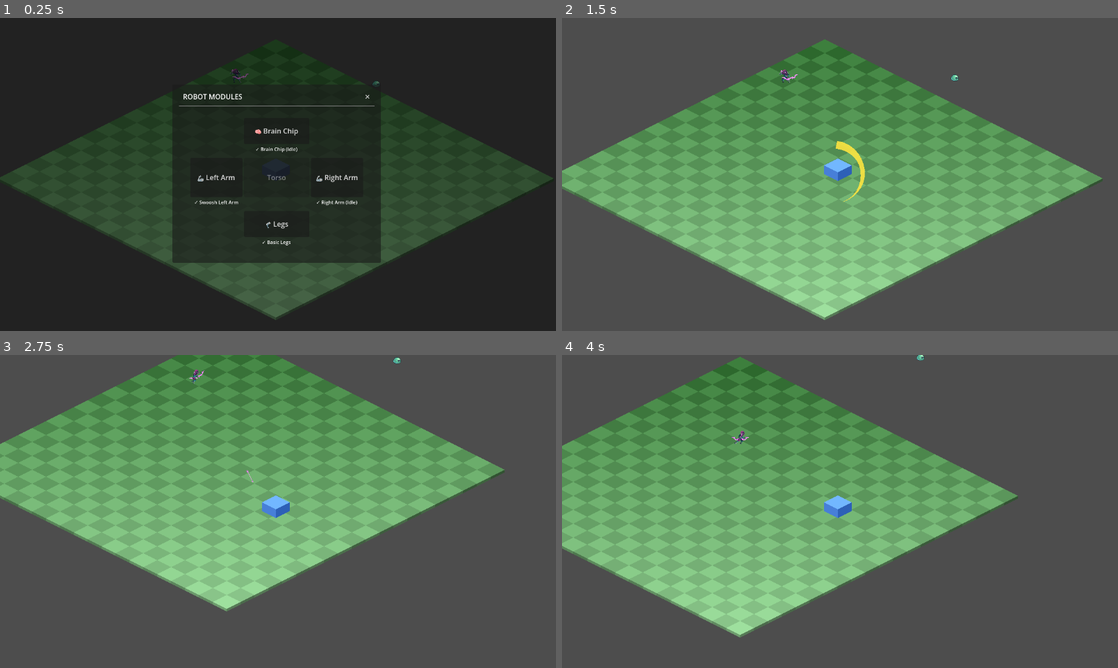
Above: before the commit, frames 1-4 (two rows, left to right).
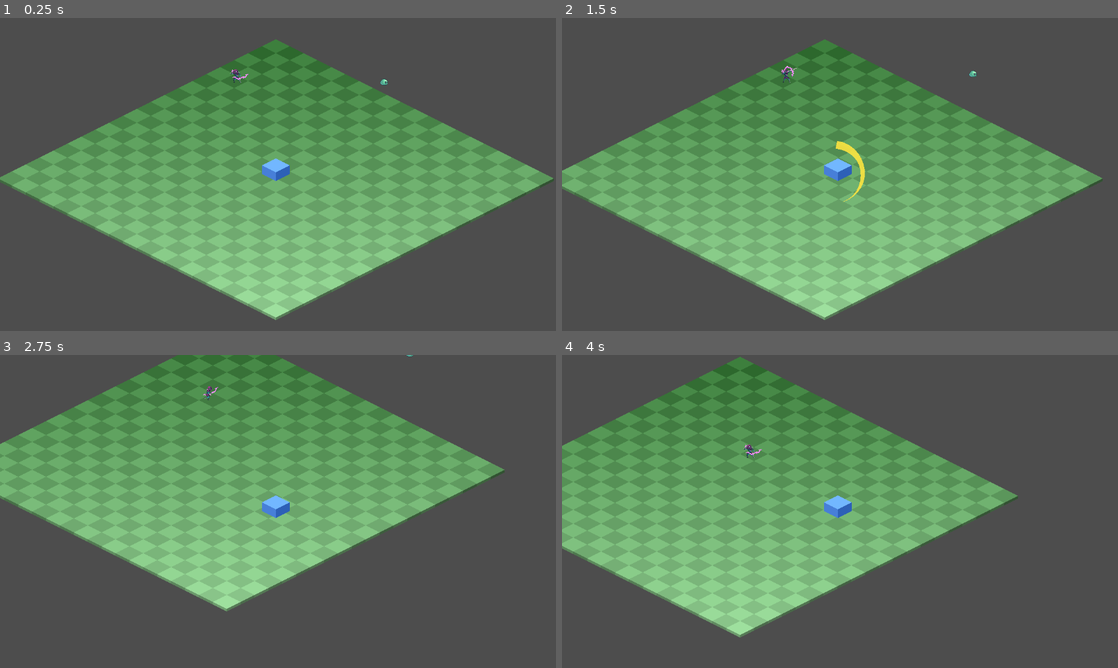
Above: after the commit, the same moments.

Repository: NoeRoberties/Odomat
Game: Godot game, scene res://Scenes/Maps/World.tscn
Two runs of this game, one before a commit and one after it. Both use one fixed random seed, a clock stepped at 60 frames per second and the inputs below.
Inputs (mouse positions are in pixels of both pictures, inside the frame that each line leads up to):
- Up to frame 1 (0.25 s): no input
- Up to frame 2 (1.5 s): click (928, 96) at 0.5 s, where only the run before the commit has a clickable "✕"; tap Enter at 1.25 s; move the mouse to (962, 158) at 1.27 s; hold D (move_right) from 1.28 s (still down); hold Space (interact_npc) from 1.28 s (still down); click (962, 158) at 1.42 s
- Up to frame 3 (2.75 s): move the mouse to (166, 527) at 2.02 s; release D (move_right) at 2.03 s; release Space (interact_npc) at 2.03 s; hold S (move_down) from 2.03 s (still down); tap Space (interact_npc) at 2.1 s
- Up to frame 4 (4 s): move the mouse to (895, 442) at 2.77 s; release S (move_down) at 2.78 s; hold D (move_right) 2.78-3.53 s; hold Space (interact_npc) 2.78-3.53 s; move the mouse to (812, 574) at 3.52 s; hold W (move_up) from 3.53 s (still down); tap Space (interact_npc) at 3.6 s; click (812, 574) at 3.67 s

The runs differ from the first frame. In frame 1, 100% of the frame differs, in the area x 0-100%, y 0-100%; in frame 2, 0.1%; in frame 3, 0.1%; in frame 4, 0.1%.

Commit message:
[UPT] modules directly have the callbacks input and process in it

Diff:
--- a/godot-project/odomat/Scenes/Enemies/Archer/Archer.tscn
+++ b/godot-project/odomat/Scenes/Enemies/Archer/Archer.tscn
@@ -224,7 +224,7 @@
 [sub_resource type="CircleShape2D" id="CircleShape2D_v2wp6"]
 radius = 320.03906
 
-[node name="Archer" type="CharacterBody2D" unique_id=1862442761]
+[node name="Archer" type="CharacterBody2D" unique_id=1862442761 groups=["enemies"]]
 script = ExtResource("1_v2wp6")
 
 [node name="AnimatedSprite2D" type="AnimatedSprite2D" parent="." unique_id=1330407458]
--- a/godot-project/odomat/Scenes/Enemies/Slime/Slime.tscn
+++ b/godot-project/odomat/Scenes/Enemies/Slime/Slime.tscn
@@ -256,7 +256,7 @@
 [sub_resource type="CircleShape2D" id="CircleShape2D_7yyg5"]
 radius = 150.03
 
-[node name="Slime" type="CharacterBody2D" unique_id=1381557161]
+[node name="Slime" type="CharacterBody2D" unique_id=1381557161 groups=["enemies"]]
 script = ExtResource("1_f0k3c")
 metadata/_custom_type_script = "uid://ltynpqd0x742"
 
--- a/godot-project/odomat/Scenes/Modules/chip_idle_module.tscn
+++ b/godot-project/odomat/Scenes/Modules/chip_idle_module.tscn
@@ -1,7 +1,7 @@
-[gd_scene load_steps=3 format=3]
+[gd_scene format=3]
 
-[ext_resource type="Script" path="res://Scripts/Player/Modules/Core/chip_idle_module.gd" id="1_mod"]
-[ext_resource type="Script" path="res://Scripts/Player/Modules/module_data.gd" id="2_data"]
+[ext_resource type="Script" uid="uid://oj1v6fj853p2" path="res://Scripts/Player/Modules/Chip_Module/chip_idle_module.gd" id="1_mod"]
+[ext_resource type="Script" uid="uid://dshkf1jvbt0hi" path="res://Scripts/Player/Modules/module_data.gd" id="2_data"]
 
 [sub_resource type="Resource" id="Resource_data"]
 script = ExtResource("2_data")
--- a/godot-project/odomat/Scenes/Modules/left_arm_swoosh_module.tscn
+++ b/godot-project/odomat/Scenes/Modules/left_arm_swoosh_module.tscn
@@ -1,7 +1,7 @@
-[gd_scene load_steps=3 format=3]
+[gd_scene format=3 uid="uid://6lh1xcsteivm"]
 
-[ext_resource type="Script" path="res://Scripts/Player/Modules/Core/left_arm_swoosh_module.gd" id="1_mod"]
-[ext_resource type="Script" path="res://Scripts/Player/Modules/module_data.gd" id="2_data"]
+[ext_resource type="Script" uid="uid://c8q8cmqdfkvm6" path="res://Scripts/Player/Modules/Left_Arm_Module/left_arm_swoosh_module.gd" id="1_mod"]
+[ext_resource type="Script" uid="uid://dshkf1jvbt0hi" path="res://Scripts/Player/Modules/module_data.gd" id="2_data"]
 
 [sub_resource type="Resource" id="Resource_data"]
 script = ExtResource("2_data")
@@ -9,6 +9,6 @@
 slot = 1
 description = "Melee arm using the current swoosh attack."
 
-[node name="LeftArmSwooshModule" type="Node"]
+[node name="LeftArmSwooshModule" type="Node" unique_id=1608895970]
 script = ExtResource("1_mod")
 module_data = SubResource("Resource_data")
--- a/godot-project/odomat/Scenes/Modules/legs_basic_module.tscn
+++ b/godot-project/odomat/Scenes/Modules/legs_basic_module.tscn
@@ -1,7 +1,7 @@
-[gd_scene load_steps=3 format=3]
+[gd_scene format=3]
 
-[ext_resource type="Script" path="res://Scripts/Player/Modules/Core/legs_basic_module.gd" id="1_mod"]
-[ext_resource type="Script" path="res://Scripts/Player/Modules/module_data.gd" id="2_data"]
+[ext_resource type="Script" uid="uid://80yxfvrjks1x" path="res://Scripts/Player/Modules/Legs_Module/legs_basic_module.gd" id="1_mod"]
+[ext_resource type="Script" uid="uid://dshkf1jvbt0hi" path="res://Scripts/Player/Modules/module_data.gd" id="2_data"]
 
 [sub_resource type="Resource" id="Resource_data"]
 script = ExtResource("2_data")
--- a/godot-project/odomat/Scenes/Modules/right_arm_idle_module.tscn
+++ b/godot-project/odomat/Scenes/Modules/right_arm_idle_module.tscn
@@ -1,7 +1,7 @@
-[gd_scene load_steps=3 format=3]
+[gd_scene format=3]
 
-[ext_resource type="Script" path="res://Scripts/Player/Modules/Core/right_arm_idle_module.gd" id="1_mod"]
-[ext_resource type="Script" path="res://Scripts/Player/Modules/module_data.gd" id="2_data"]
+[ext_resource type="Script" uid="uid://daebdyth45vwx" path="res://Scripts/Player/Modules/Right_Arm_Module/right_arm_idle_module.gd" id="1_mod"]
+[ext_resource type="Script" uid="uid://dshkf1jvbt0hi" path="res://Scripts/Player/Modules/module_data.gd" id="2_data"]
 
 [sub_resource type="Resource" id="Resource_data"]
 script = ExtResource("2_data")
--- a/godot-project/odomat/Scripts/Player/Modules/Attacks/basic_weapon.gd
+++ /dev/null
@@ -1,25 +0,0 @@
-class_name BasicWeapon
-extends Weapon
-
-
-func attack(attacker: Node2D, enemy_group: StringName = &"enemies") -> Node2D:
-	if attacker == null:
-		return null
-
-	var nearest_enemy: Node2D = null
-	var nearest_dist: float = attack_range
-
-	for enemy in attacker.get_tree().get_nodes_in_group(enemy_group):
-		if not (enemy is Node2D):
-			continue
-
-		var enemy_2d := enemy as Node2D
-		var dist := attacker.global_position.distance_to(enemy_2d.global_position)
-		if dist <= nearest_dist:
-			nearest_dist = dist
-			nearest_enemy = enemy_2d
-
-	if nearest_enemy != null and nearest_enemy.has_method("take_damage"):
-		nearest_enemy.take_damage(attack_damage)
-
-	return nearest_enemy
--- a/godot-project/odomat/Scripts/Player/Modules/Attacks/weapon_class.gd
+++ /dev/null
@@ -1,33 +0,0 @@
-class_name Weapon
-extends RefCounted
-
-
-var attack_range: float = 100.0
-var attack_damage: int = 1
-var attack_cooldown: float = 0.4
-
-
-func configure_from_module(
-		module: ModuleData,
-		base_range: float,
-		base_damage: int,
-		base_cooldown: float) -> void:
-	attack_range = base_range
-	attack_damage = base_damage
-	attack_cooldown = base_cooldown
-
-	if module == null:
-		return
-
-	attack_range += module.range_bonus
-	attack_damage += module.damage_bonus
-	attack_cooldown *= module.cooldown_multiplier
-
-
-func get_attack_cooldown() -> float:
-	return maxf(attack_cooldown, 0.01)
-
-
-func attack(attacker: Node2D, enemy_group: StringName = &"enemies") -> Node2D:
-	push_error("Weapon.attack() must be implemented by subclasses.")
-	return null
--- a/godot-project/odomat/Scripts/Player/Modules/Core/left_arm_swoosh_module.gd
+++ b/godot-project/odomat/Scripts/Player/Modules/Left_Arm_Module/left_arm_swoosh_module.gd
@@ -14,7 +14,11 @@
 	_cooldown_remaining = maxf(_cooldown_remaining - delta, 0.0)
 
 
-func handle_input(player: CharacterBody2D, event: InputEvent) -> void:
+func _process(delta: float) -> void:
+	_cooldown_remaining = maxf(_cooldown_remaining - delta, 0.0)
+
+
+func _unhandled_input(event: InputEvent) -> void:
 	if not (event is InputEventMouseButton):
 		return
 	if not event.pressed:
@@ -23,7 +27,9 @@
 		return
 	if _cooldown_remaining > 0.0:
 		return
-
+	var player = get_parent()
+	if player == null:
+		return
 	_cooldown_remaining = ATTACK_COOLDOWN
 	_do_attack(player)
 
@@ -34,16 +40,20 @@
 
 	var nearest_enemy: Node2D = null
 	var nearest_dist: float = ATTACK_RANGE
+
+
 	for enemy in player.get_tree().get_nodes_in_group("enemies"):
 		if not (enemy is Node2D):
 			continue
-		var enemy_node := enemy as Node2D
+		print("enemies")
+		var enemy_node := enemy
 		var dist := player.global_position.distance_to(enemy_node.global_position)
 		if dist <= nearest_dist:
 			nearest_dist = dist
 			nearest_enemy = enemy_node
 
 	if nearest_enemy != null and nearest_enemy.has_method("take_damage"):
+		print("take damage")
 		nearest_enemy.take_damage(ATTACK_DAMAGE)
 
 	_spawn_swoosh(player, attack_dir)
--- a/godot-project/odomat/Scripts/Player/Modules/Core/legs_basic_module.gd
+++ b/godot-project/odomat/Scripts/Player/Modules/Legs_Module/legs_basic_module.gd
@@ -19,3 +19,17 @@
 
 	player.velocity = move_dir.normalized() * BASE_SPEED if move_dir != Vector2.ZERO else Vector2.ZERO
 	player.move_and_slide()
+
+
+func _physics_process(_delta: float) -> void:
+	var player = get_parent()
+	if player == null:
+		return
+
+	var move_dir := Vector2.ZERO
+	for action: String in ISO_DIRS:
+		if Input.is_action_pressed(action):
+			move_dir += ISO_DIRS[action]
+
+	player.velocity = move_dir.normalized() * BASE_SPEED if move_dir != Vector2.ZERO else Vector2.ZERO
+	player.move_and_slide()
--- a/godot-project/odomat/Scripts/Player/player.gd
+++ b/godot-project/odomat/Scripts/Player/player.gd
@@ -16,7 +16,6 @@
 	RobotModules.module_equipped.connect(_on_module_equipped)
 	RobotModules.module_unequipped.connect(_on_module_unequipped)
 	_refresh_all_modules()
-	_ensure_equipment_menu()
 
 
 func _exit_tree() -> void:
@@ -28,38 +27,12 @@
 			_equipped_modules[slot] = null
 
 
-func _process(delta: float) -> void:
+func _unhandled_input(event: InputEvent) -> void:
 	if GameState.current_state != GameState.GameState.PLAYING:
 		return
-
-	for slot: String in _equipped_modules:
-		var module := _equipped_modules[slot] as PlayerModule
-		if module != null:
-			module.handle_process(self, delta)
-
-
-func _physics_process(delta: float) -> void:
-	if GameState.current_state != GameState.GameState.PLAYING:
+	if event.is_action_pressed("open_inventory"):
+		add_child(EquipmentMenuScene.instantiate())
 		return
-
-	for slot: String in _equipped_modules:
-		var module := _equipped_modules[slot] as PlayerModule
-		if module != null:
-			module.handle_physics(self, delta)
-
-
-func _unhandled_input(event: InputEvent) -> void:
-	if event.is_action_pressed("open_inventory"):
-		_ensure_equipment_menu()
-		return
-
-	if GameState.current_state != GameState.GameState.PLAYING:
-		return
-
-	for slot: String in _equipped_modules:
-		var module := _equipped_modules[slot] as PlayerModule
-		if module != null:
-			module.handle_input(self, event)
 
 	if event.is_action_pressed("interact_npc") and _npc_to_interact != null:
 		_npc_to_interact._launch_dialogue()
@@ -102,13 +75,3 @@
 	if next_module != null:
 		add_child(next_module)
 		next_module.on_equip(self)
-
-
-func _ensure_equipment_menu() -> void:
-	if _equipment_menu != null and is_instance_valid(_equipment_menu):
-		return
-
-	var menu_instance := EquipmentMenuScene.instantiate()
-	if menu_instance is CanvasLayer:
-		_equipment_menu = menu_instance
-		add_child(_equipment_menu)
--- a/godot-project/odomat/Scripts/UI/EquipmentMenu/equipment_menu.gd
+++ b/godot-project/odomat/Scripts/UI/EquipmentMenu/equipment_menu.gd
@@ -14,6 +14,7 @@
 
 
 func _ready() -> void:
+
 	GameState.current_state = GameState.GameState.MENU
 	_overlay.visible  = true
 	_center.visible   = true
@@ -41,7 +42,7 @@
 
 
 func _input(event: InputEvent) -> void:
-	if event.is_action_pressed("escape_inventory"):
+	if event.is_action_pressed("escape_inventory") or event.is_action_pressed("open_inventory"):
 		if _popup.visible:
 			_close_popup()
 		else:
--- a/godot-project/odomat/project.godot
+++ b/godot-project/odomat/project.godot
@@ -24,6 +24,18 @@
 
 window/size/viewport_width=1280
 window/size/viewport_height=720
+
+[file_customization]
+
+folder_colors={
+"res://Assets/": "purple",
+"res://Scenes/": "green",
+"res://Scripts/": "blue"
+}
+
+[global_group]
+
+enemies=""
 
 [input]
 
Not shown: 1 places in godot-project/odomat/Scenes/Enemies/Archer/Archer.tscn that only renumber resources
Not shown: 1 places in godot-project/odomat/Scenes/Enemies/Slime/Slime.tscn that only renumber resources
Not shown, removed: godot-project/odomat/Scripts/Player/Modules/Attacks/basic_weapon.gd.uid
Not shown, removed: godot-project/odomat/Scripts/Player/Modules/Attacks/weapon_class.gd.uid
Renamed: godot-project/odomat/Scripts/Player/Modules/Core/chip_idle_module.gd -> godot-project/odomat/Scripts/Player/Modules/Chip_Module/chip_idle_module.gd
Renamed: godot-project/odomat/Scripts/Player/Modules/Core/chip_idle_module.gd.uid -> godot-project/odomat/Scripts/Player/Modules/Chip_Module/chip_idle_module.gd.uid
Renamed: godot-project/odomat/Scripts/Player/Modules/Core/left_arm_swoosh_module.gd.uid -> godot-project/odomat/Scripts/Player/Modules/Left_Arm_Module/left_arm_swoosh_module.gd.uid
Renamed: godot-project/odomat/Scripts/Player/Modules/Core/legs_basic_module.gd.uid -> godot-project/odomat/Scripts/Player/Modules/Legs_Module/legs_basic_module.gd.uid
Renamed: godot-project/odomat/Scripts/Player/Modules/Core/right_arm_idle_module.gd -> godot-project/odomat/Scripts/Player/Modules/Right_Arm_Module/right_arm_idle_module.gd
Renamed: godot-project/odomat/Scripts/Player/Modules/Core/right_arm_idle_module.gd.uid -> godot-project/odomat/Scripts/Player/Modules/Right_Arm_Module/right_arm_idle_module.gd.uid
Renamed: godot-project/odomat/Scripts/Player/Modules/Core/player_module.gd -> godot-project/odomat/Scripts/Player/Modules/player_module.gd
Renamed: godot-project/odomat/Scripts/Player/Modules/Core/player_module.gd.uid -> godot-project/odomat/Scripts/Player/Modules/player_module.gd.uid
